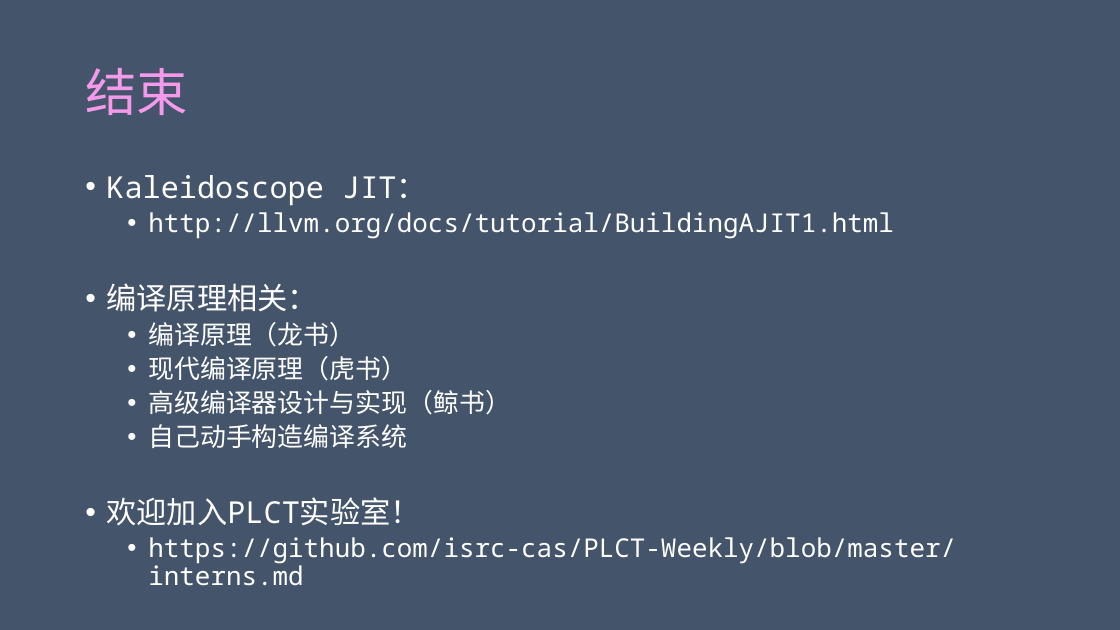
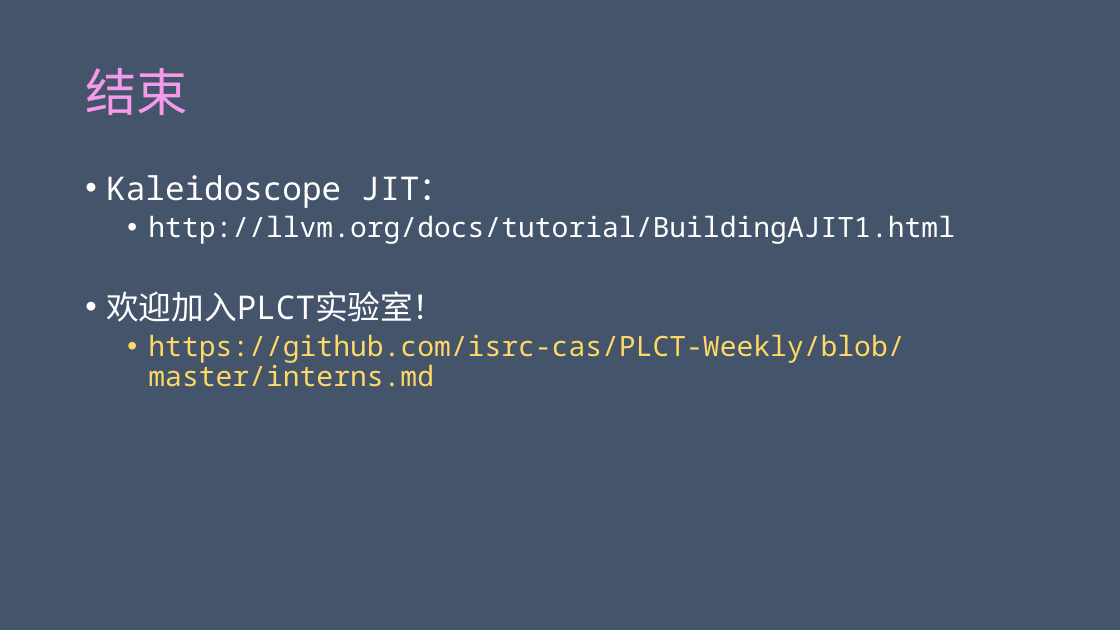
Before and after one commit to achieveartificialintelligence/download, a slide deck: slide 9 of Kaleidoscope/Ch9/Kaleidoscope.pptx (slide 5 before the commit). Drawn at 1120x630 pixels with LibreOffice and Linux fonts; fonts in the diff are those of the drawing. Boxes give left, top, right and bottom in pixels: in the first picture for what was removed or moved away, otherwise in the second. Text is boxed around its words. In the diff, an @@ line names an element or a change of style, - is before the commit and + after.

```diff
--- a/Kaleidoscope/Ch9/Kaleidoscope.pptx
+++ b/Kaleidoscope/Ch9/Kaleidoscope.pptx
@@ text "Kaleidoscope JIT：" at [106,175,955,387]: size 25.9 to 28 pt in "Kaleidoscope JIT：", "欢迎加入PLCT实验室！"; size 22.2 to 24 pt in "http://llvm.org/docs/tutorial/BuildingAJIT1.html", "https://github.com/isrc-cas/PLCT-Weekly/blob/master/interns. ..."; text colour #FFFFFF to #FFD966 in "https://github.com/isrc-cas/PLCT-Weekly/blob/master/interns. ..." @@
@@ text at [106,283,511,448]: paragraphs removed @@
-• 编译原理相关：
-  • 编译原理（龙书）
-  • 现代编译原理（虎书）
-  • 高级编译器设计与实现（鲸书）
-  • 自己动手构造编译系统
```
Also in this commit, not shown: 1 other slide changed, 4 slides added.
